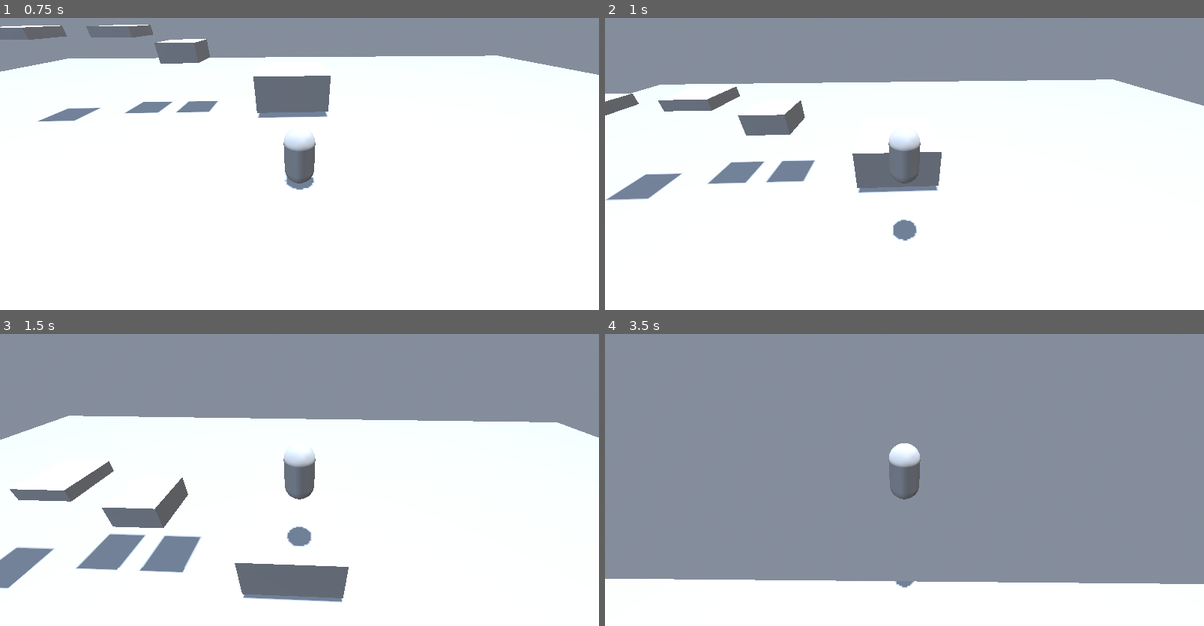
Above: before the commit, frames 1-4 (two rows, left to right).
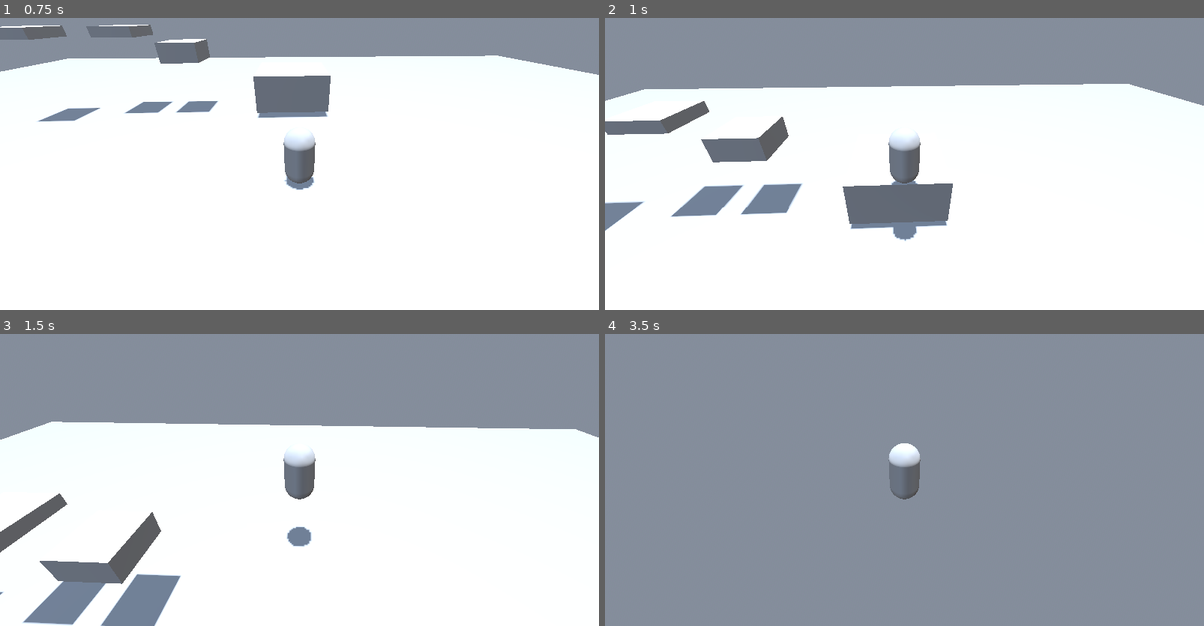
Above: after the commit, the same moments.

Repository: YuriPrickles/strawberry-and-the-sugar-scouts
Game: Godot game, scene res://entities/testgrounds.tscn
Two runs of this game, one before a commit and one after it. Both use one fixed random seed, a clock stepped at 60 frames per second and the inputs below.
Inputs (mouse positions are in pixels of both pictures, inside the frame that each line leads up to):
- Up to frame 1 (0.75 s): tap Enter at 0.5 s; move the mouse to (329, 140) at 0.52 s; hold W (forward) from 0.53 s (still down); tap Shift (dash) at 0.6 s
- Up to frame 2 (1 s): keep holding W (forward); tap Space (jump) at 0.77, 0.8 s
- Up to frame 3 (1.5 s): keep holding W (forward); tap Space (jump) at 1.07, 1.35 s; move the mouse to (269, 459) at 1.27 s
- Up to frame 4 (3.5 s): keep holding W (forward); tap Space (jump) at 1.52, 1.82, 2.3, 3.02, 3.32 s; tap Shift (dash) at 1.55, 2.1, 3.05 s; move the mouse to (916, 450) at 2.02 s; move the mouse to (898, 462) at 2.77 s; tap Q (float) at 2.85 s

Frame 1 is identical in both runs. In frame 2, 11% of the frame differs, in the area x 0-88%, y 21-77%; in frame 3, 12%; in frame 4, 15%, in the area x 0-100%, y 83-100%.

Commit message:
quick fixes + superdash leniency

Diff:
--- a/entities/player.gd
+++ b/entities/player.gd
@@ -8,7 +8,10 @@
 @export var JUMP_VELOCITY = 8
 @export var FALL_VELOCITY = 16
 @export var FLOAT_VELOCITY = 3
+@export var COYOTE_TIME = 0.2
+@export var JUMP_BUFFER_TIMER = 0.14
 @export var JUMP_CHAIN_GRACE_TIMER = 0.1
+@export var SUPERDASH_GRACE_TIMER = 0.2
 @export var look_sensitivity = 1500
 
 var saved_delta = 0.16
@@ -17,6 +20,7 @@
 var coyote_time:Timer = Timer.new()
 var dash_cooldown_timer:Timer = Timer.new()
 var jump_chain_grace:Timer = Timer.new()
+var superdash_grace:Timer = Timer.new()
 
 var is_going_up:bool = false
 var is_jumping: bool = false
@@ -37,14 +41,19 @@
 	juffer.one_shot = true
 	dash_cooldown_timer.one_shot = true
 	jump_chain_grace.one_shot = true
-	coyote_time.wait_time = 0.14
-	juffer.wait_time = 0.2
+	superdash_grace.one_shot = true
+
+	coyote_time.wait_time = COYOTE_TIME
+	juffer.wait_time = JUMP_BUFFER_TIMER
 	dash_cooldown_timer.wait_time = DASH_COOLDOWN
-	jump_chain_grace.wait_time = DASH_COOLDOWN
+	jump_chain_grace.wait_time = JUMP_CHAIN_GRACE_TIMER
+	superdash_grace.wait_time = SUPERDASH_GRACE_TIMER
+
 	coyote_time.name = "CoyoteTimer"
 	juffer.name = "Juffer"
 	dash_cooldown_timer.name = "DashCDTimer"
 	jump_chain_grace.name = "JumpChainGraceTimer"
+	superdash_grace.name = "SuperdashGraceTimer"
 
 func _ready() -> void:
 	Input.mouse_mode = Input.MOUSE_MODE_CAPTURED
@@ -93,6 +102,7 @@
 		velocity.z = direction.z * DASH_SPEED
 		dashes -= 1
 		dash_cooldown_timer.start()
+		superdash_grace.start()
 		await get_tree().create_timer(0.1).timeout
 		dashing = false
 
@@ -132,18 +142,21 @@
 
 func jump():
 	juffer.stop()
+	coyote_time.stop()
+
 	if jump_chain_grace.time_left > 0 and not jump_chain_grace.is_stopped() and any_move_input:
 		jump_chain = min(jump_chain + 1, max_jump_chain)
 	else:
 		jump_chain = 1
 	jump_chain_grace.stop()
+
 	is_jumping = true
-	coyote_time.stop()
+
 	if not dashing:
 		velocity.x += velocity.x * 0.4
 		velocity.z += velocity.z * 0.4
-	else:
-		print("Superdash!")
+	if not superdash_grace.is_stopped():
+		print(superdash_grace.time_left)
 		velocity.x = last_saved_direction.x * 56
 		velocity.z = last_saved_direction.z * 56
 	velocity.y = JUMP_VELOCITY * 2 * (1 + ((jump_chain - 1) * 0.4))
@@ -178,3 +191,4 @@
 	get_tree().root.add_child.call_deferred(coyote_time)
 	get_tree().root.add_child.call_deferred(dash_cooldown_timer)
 	get_tree().root.add_child.call_deferred(jump_chain_grace)
+	get_tree().root.add_child.call_deferred(superdash_grace)
